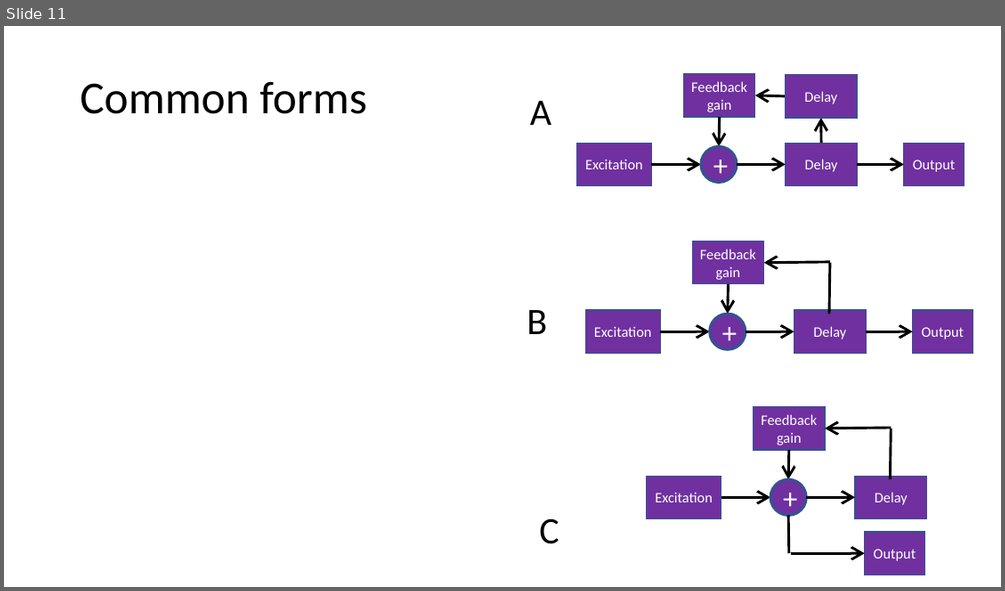
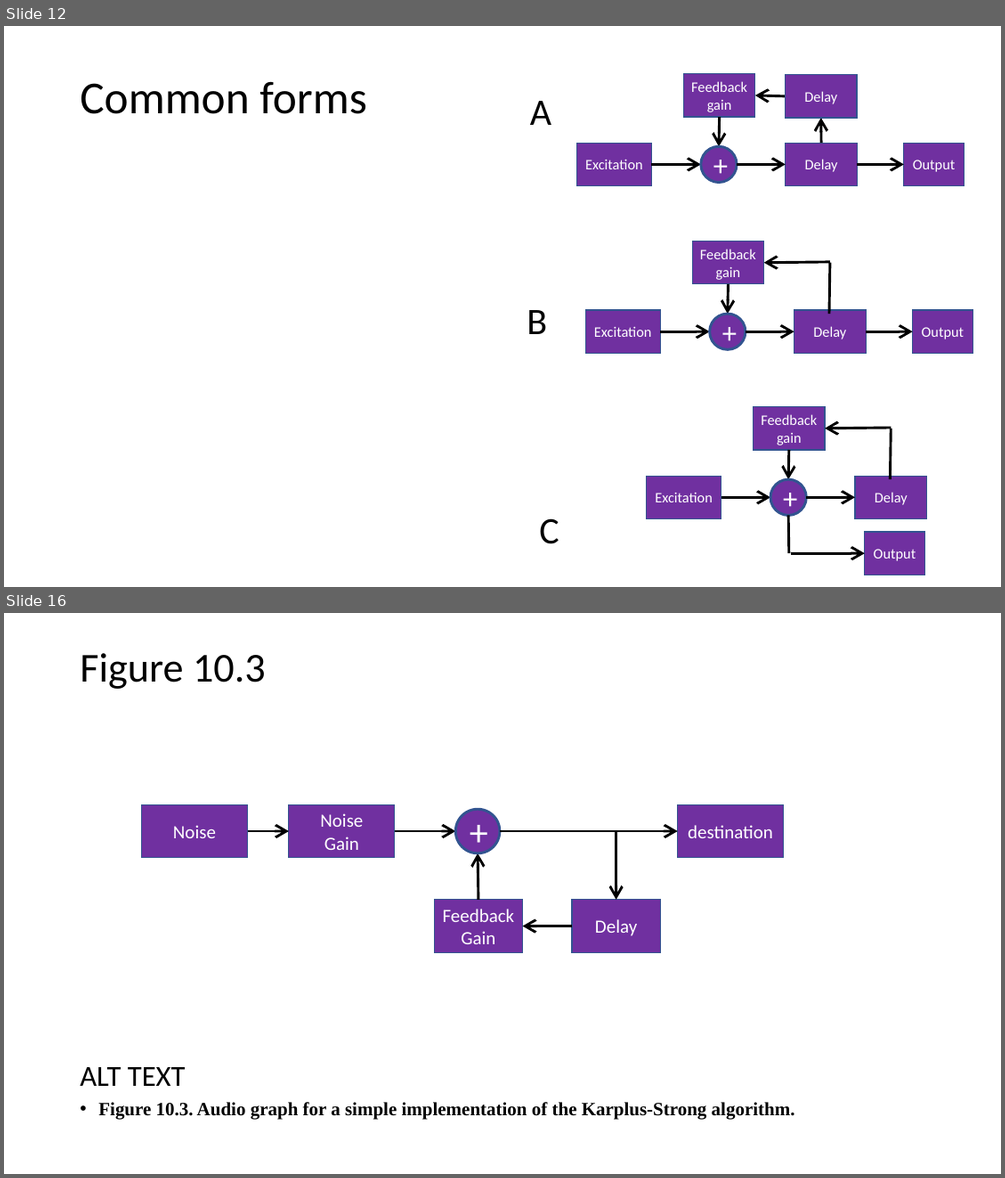
Before and after one commit to joshreiss/digital-waveguides-review, a slide deck: Figures and settings.pptx. Shown one above the other, each under a label of ours: slide 11 before the commit, slides 12 and 16 after it; the slides between them are not shown. The pictures are 1005x591 and 1005x1178 pixels, drawn with LibreOffice and Linux fonts; fonts in the diff are those of the drawing. Boxes give left, top, right and bottom in pixels: in the first picture for what was removed or moved away, otherwise in the second. Text is boxed around its words. In the diff, an @@ line names an element or a change of style, - is before the commit and + after.

```diff
--- a/Figures and settings.pptx
+++ b/Figures and settings.pptx
@@ slide 16 added at (4, 613, 1001, 1174), background #FFFFFF @@
@@ title added at (80, 653, 266, 689), 39.6 pt, text #000000 @@
+Figure 10.3
@@ rectangle added at (142, 804, 248, 858), fill #7030A0, outline #325491 1 pt, 18 pt, text #FFFFFF @@
+Noise
@@ rectangle added at (289, 804, 395, 858), fill #7030A0, outline #325491 1 pt, 18 pt, text #FFFFFF @@
+Noise
+Gain
@@ ellipse added at (455, 809, 500, 853), fill #7030A0, outline #325491 2.5 pt, 36 pt, text #FFFFFF @@
++
@@ rectangle added at (678, 804, 784, 858), fill #7030A0, outline #325491 1 pt, 18 pt, text #FFFFFF @@
+destination
@@ arrow added from (248, 831) to (289, 831), #000000 2.5 pt @@
@@ arrow added from (395, 831) to (455, 831), #000000 2.5 pt @@
@@ arrow added from (500, 831) to (678, 831), #000000 2.5 pt @@
@@ arrow added from (616, 831) to (616, 900), #000000 2.5 pt @@
@@ arrow added from (478, 900) to (478, 853), #000000 2.5 pt @@
@@ rectangle added at (434, 900, 522, 952), fill #7030A0, outline #325491 1 pt, 18 pt, text #FFFFFF @@
+Feedback
+Gain
@@ rectangle added at (573, 900, 661, 952), fill #7030A0, outline #325491 1 pt, 18 pt, text #FFFFFF @@
+Delay
@@ arrow added from (573, 926) to (523, 926), #000000 2.5 pt @@
@@ text added at (80, 1067, 795, 1119), 18 pt, text #000000, bold @@
+ALT TEXT
+• Figure 10.3. Audio graph for a simple implementation of the Karplus-Strong algorithm.
@@ what was slide 11 is now slide 12 @@
```
Also in this commit, not shown: 1 slide changed, 7 other slides added, 21 other files.
